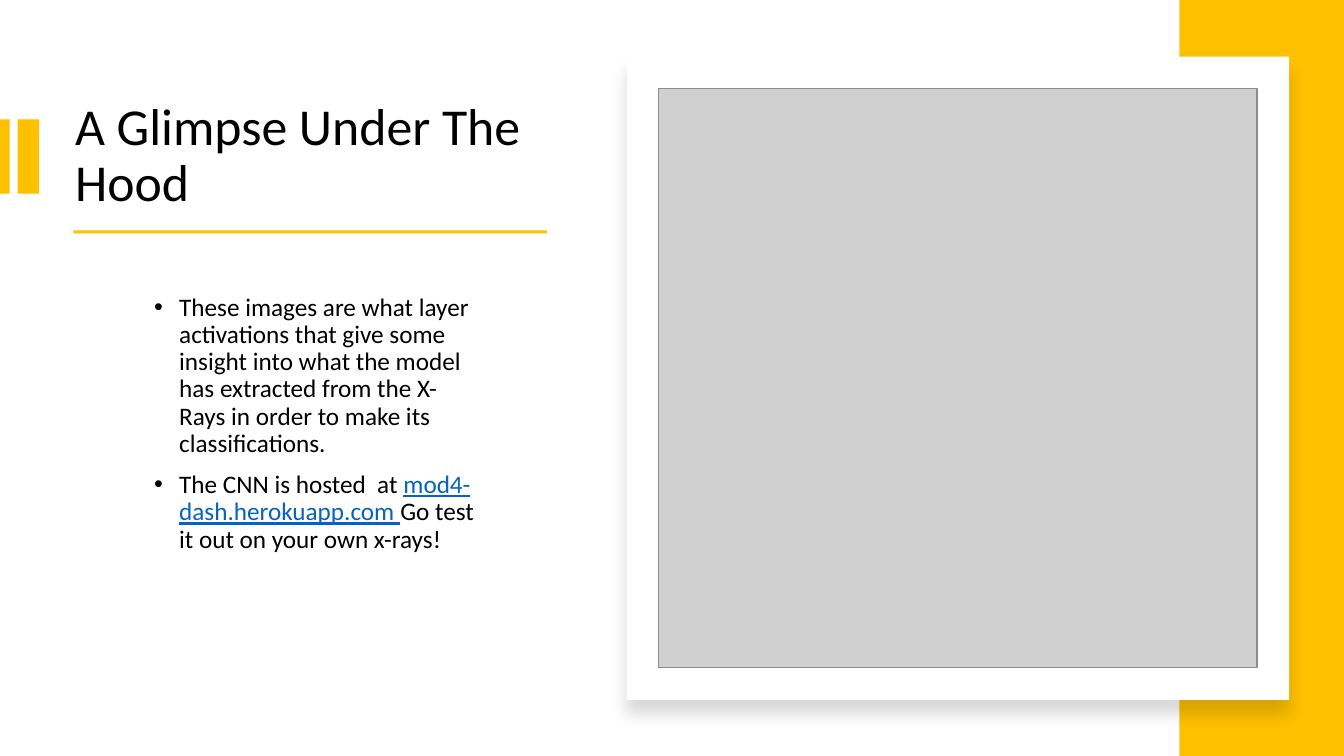
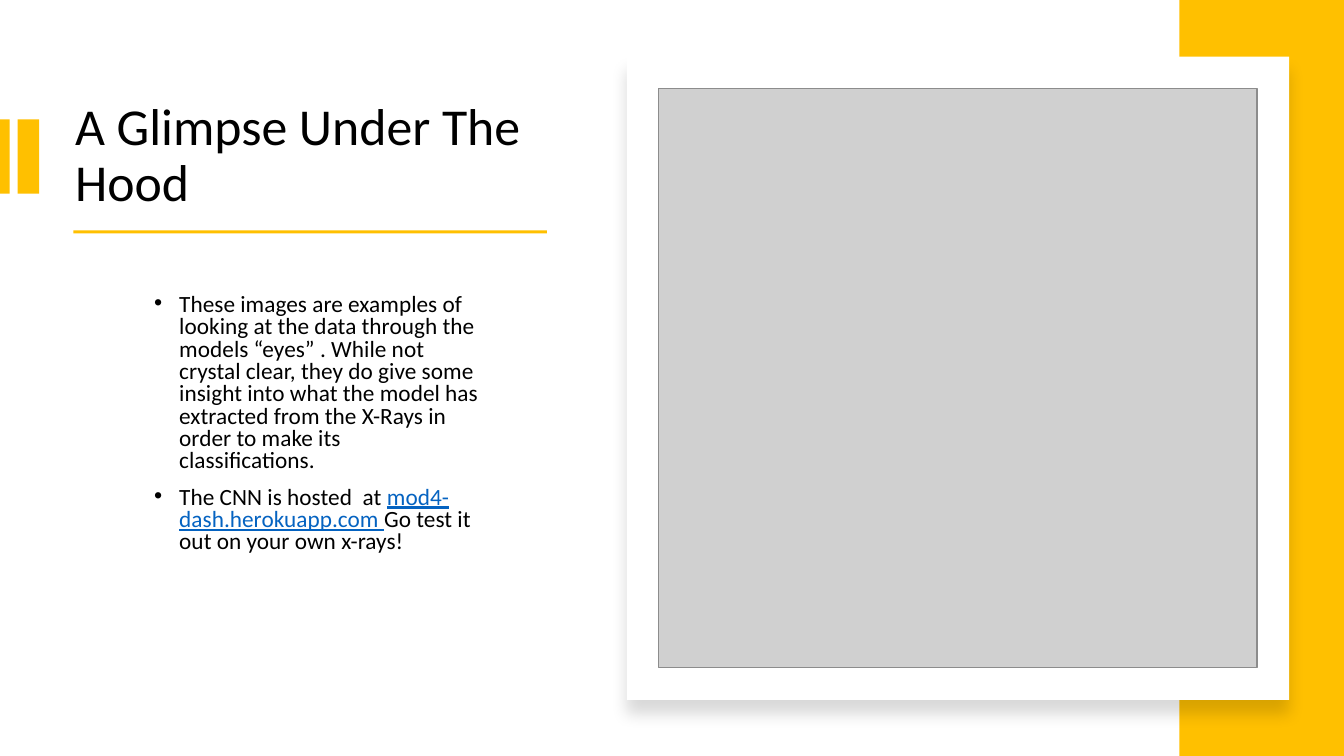
Before and after one commit to minthammock/dsc-mod-4-project-v2-1-onl01-dtsc-pt-041320, a slide deck: slide 7 of mod4_non_technical.pptx. Drawn at 1344x756 pixels with LibreOffice and Linux fonts; fonts in the diff are those of the drawing; grey boxes stand for pictures. Boxes give left, top, right and bottom in pixels: in the first picture for what was removed or moved away, otherwise in the second. Text is boxed around its words. In the diff, an @@ line names an element or a change of style, - is before the commit and + after.

```diff
--- a/mod4_non_technical.pptx
+++ b/mod4_non_technical.pptx
@@ text at (179, 296, 478, 468): text changed; size 18 to 16.6 pt @@
-• These images are what layer activations that give some insight into what the model has extracted from the X-Rays in order to make its classifications.
+• These images are examples of looking at the data through the models “eyes” . While not crystal clear, they do give some insight into what the model has extracted from the X-Rays in order to make its classifications.
@@ text at (179, 489, 470, 553): size 18 to 16.6 pt in "The CNN is hosted at mod4-dash.herokuapp.com Go ..."; line spacing 0.9 to 0.8 @@
```
Also in this commit, not shown: 3 other slides changed, 2 other files.
